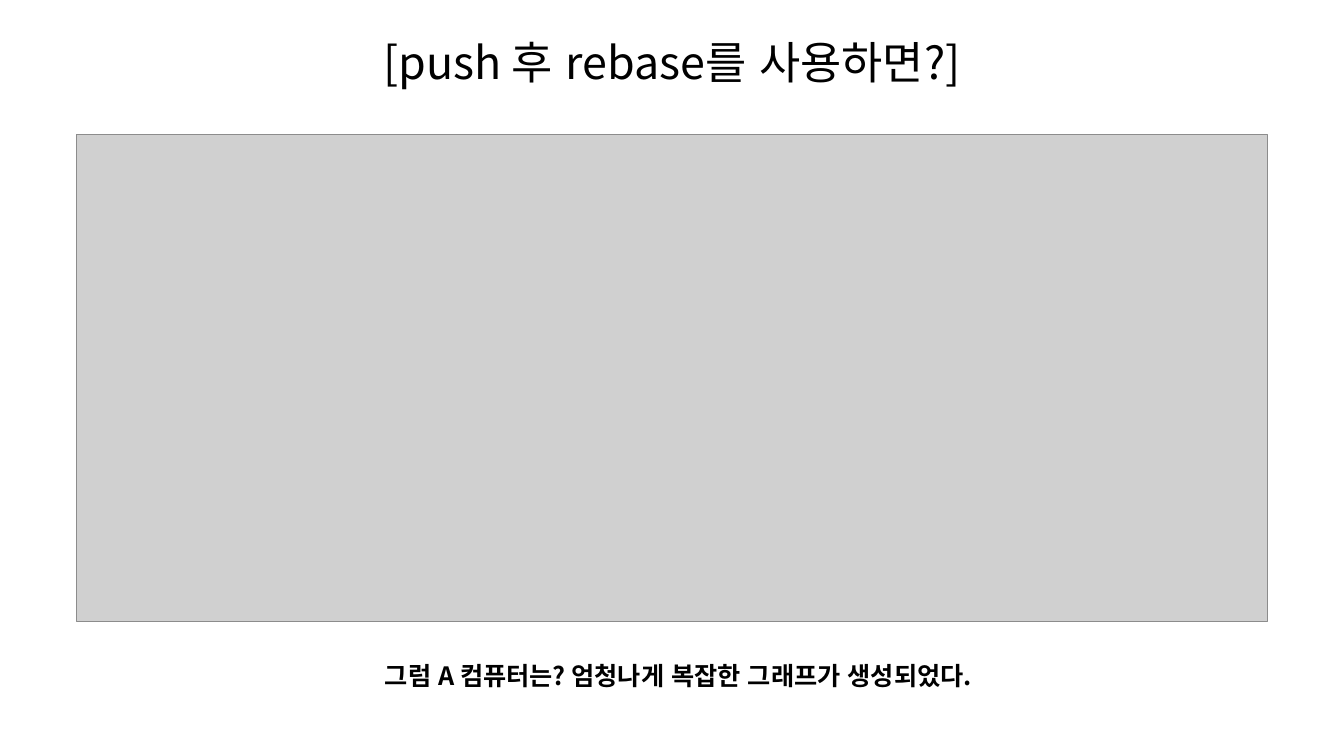
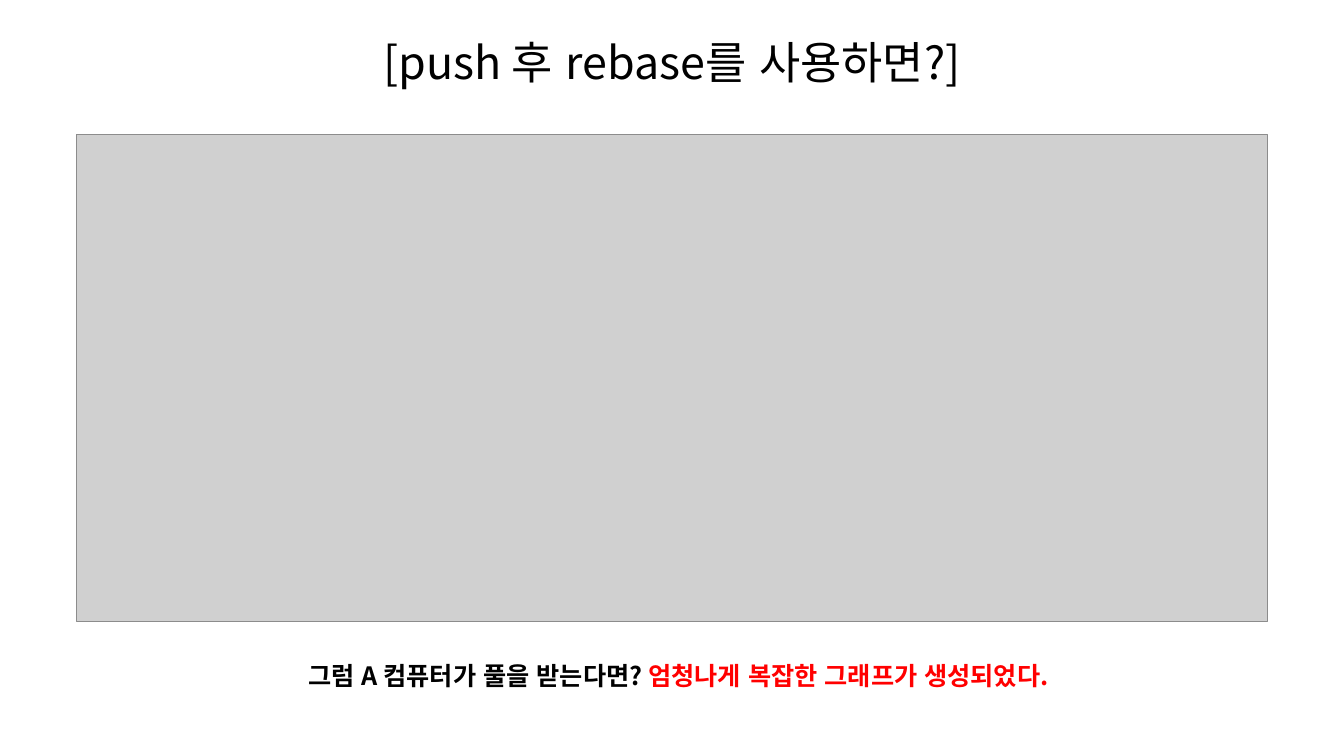
Before and after one commit to SeungHeeNoh/study_well, a slide deck: slide 46 of docs/9. rebase.pptx. Drawn at 1344x756 pixels with LibreOffice and Linux fonts; fonts in the diff are those of the drawing; grey boxes stand for pictures. Boxes give left, top, right and bottom in pixels: in the first picture for what was removed or moved away, otherwise in the second. Text is boxed around its words. In the diff, an @@ line names an element or a change of style, - is before the commit and + after.

```diff
--- a/docs/9. rebase.pptx
+++ b/docs/9. rebase.pptx
@@ text at <box>308,663,1048,688</box>: text changed; text colour #000000 to #FF0000 @@
-그럼 A 컴퓨터는? 엄청나게 복잡한 그래프가 생성되었다.
+그럼 A 컴퓨터가 풀을 받는다면? 엄청나게 복잡한 그래프가 생성되었다.
```
Also in this commit, not shown: 6 other slides changed.
